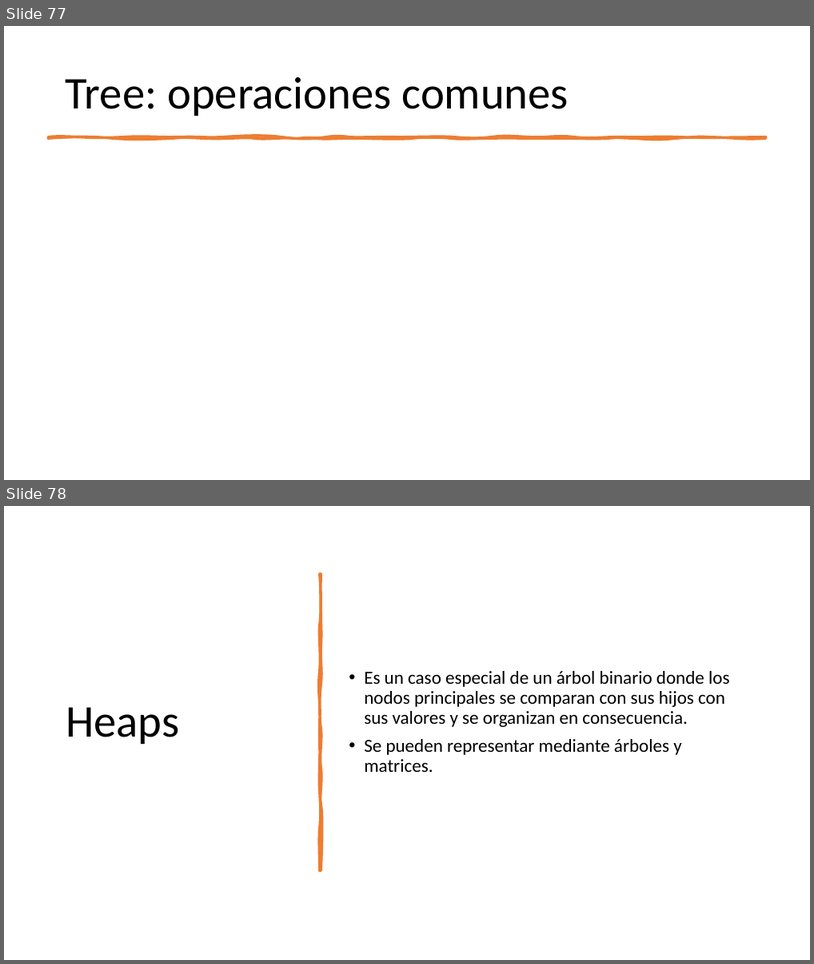
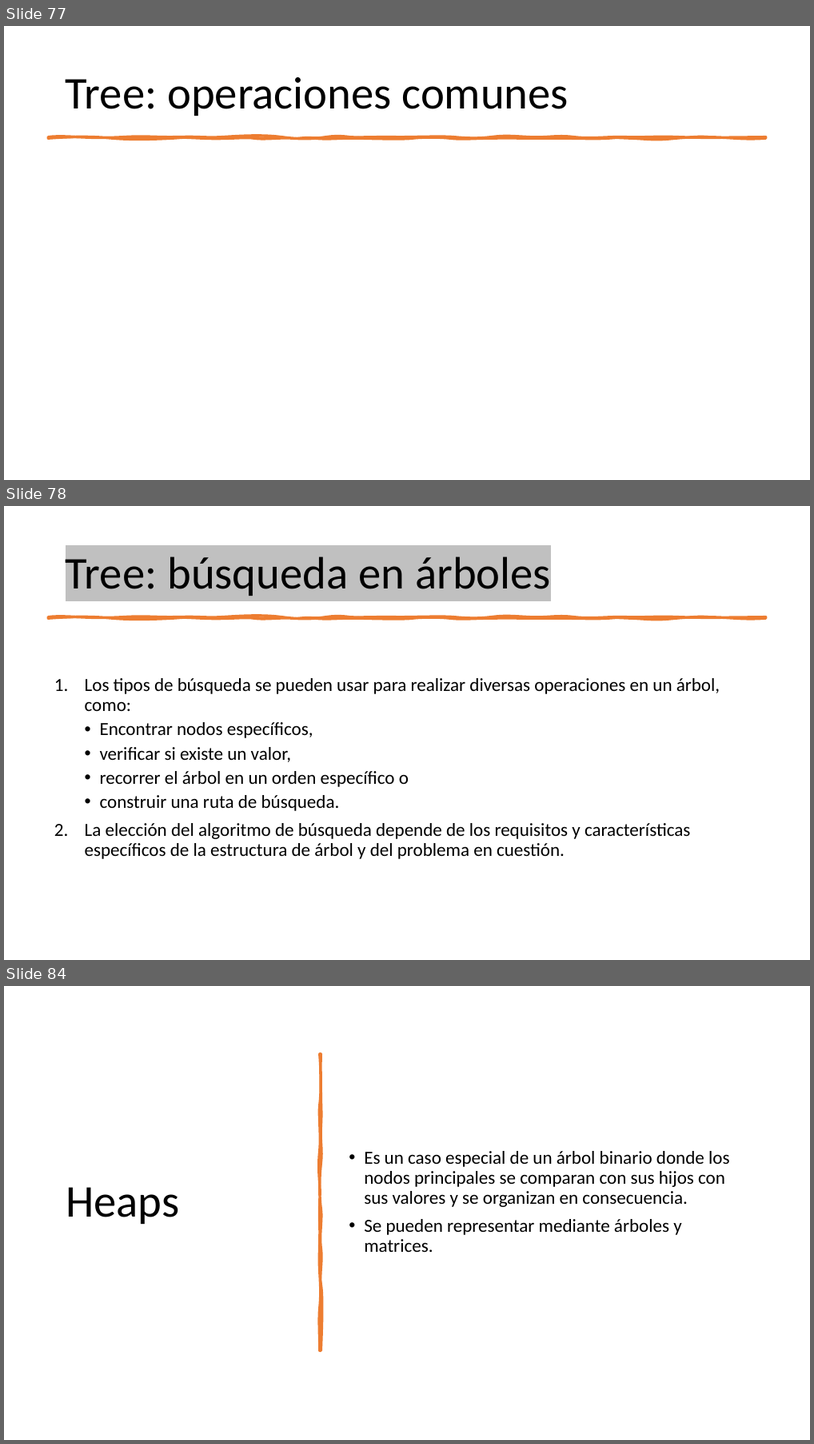
Before and after one commit to ppa-docencia-u/usm-ejemplos-estdatos, a slide deck: presentacion/Estructuras de datos-1.pptx. Shown one above the other, each under a label of ours: slides 77 and 78 before the commit, slides 77, 78 and 84 after it; the slides between them are not shown. The pictures are 814x964 and 814x1444 pixels, drawn with LibreOffice and Linux fonts; fonts in the diff are those of the drawing; grey boxes stand for pictures. Boxes give left, top, right and bottom in pixels: in the first picture for what was removed or moved away, otherwise in the second. Text is boxed around its words. In the diff, an @@ line names an element or a change of style, - is before the commit and + after.

```diff
--- a/presentacion/Estructuras de datos-1.pptx
+++ b/presentacion/Estructuras de datos-1.pptx
@@ slide 78 added at (4,506,810,960), background #FFFFFF @@
@@ title added at (66,556,551,596), 54 pt, text #000000 @@
+Tree: búsqueda en árboles
@@ freeform shape added at (48,616,766,618), fill #ED7D31, outline #ED7D31 3.25 pt @@
@@ text added at (85,678,720,859), 22 pt, text #000000 @@
+1. Los tipos de búsqueda se pueden usar para realizar diversas operaciones en un árbol, como:
+  • Encontrar nodos específicos,
+  • verificar si existe un valor,
+  • recorrer el árbol en un orden específico o
+  • construir una ruta de búsqueda.
+2. La elección del algoritmo de búsqueda depende de los requisitos y características específicos de la estructura de árbol y del problema en cuestión.
@@ what was slide 78 is now slide 84 @@
```
Also in this commit, not shown: 2 slides changed, 34 other slides added.
